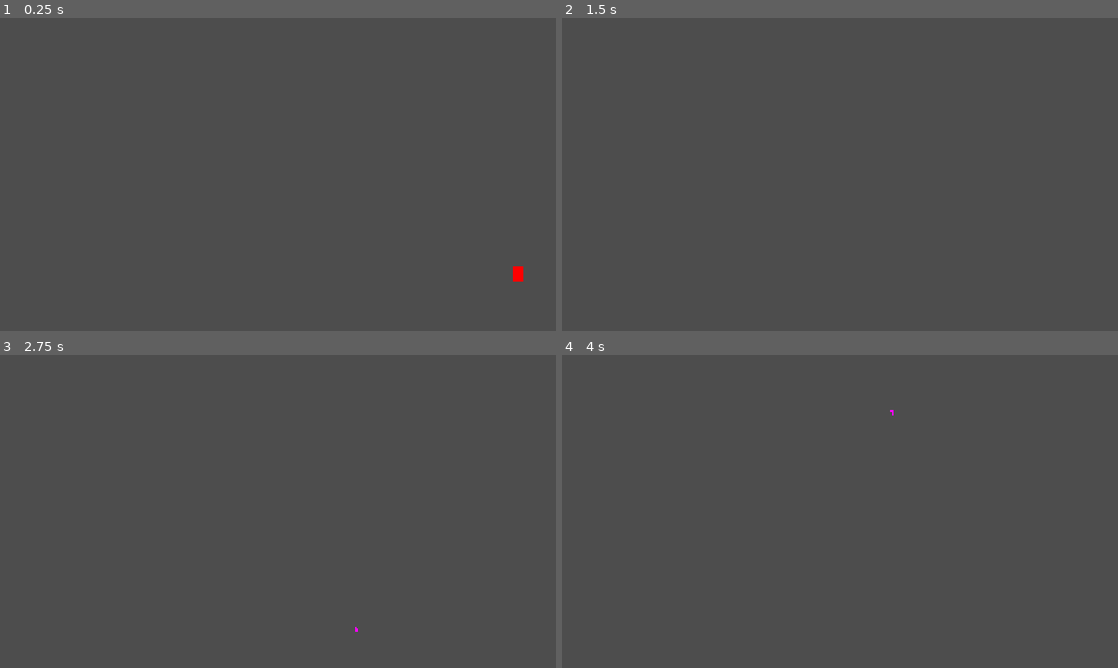
Above: before the commit, frames 1-4 (two rows, left to right).
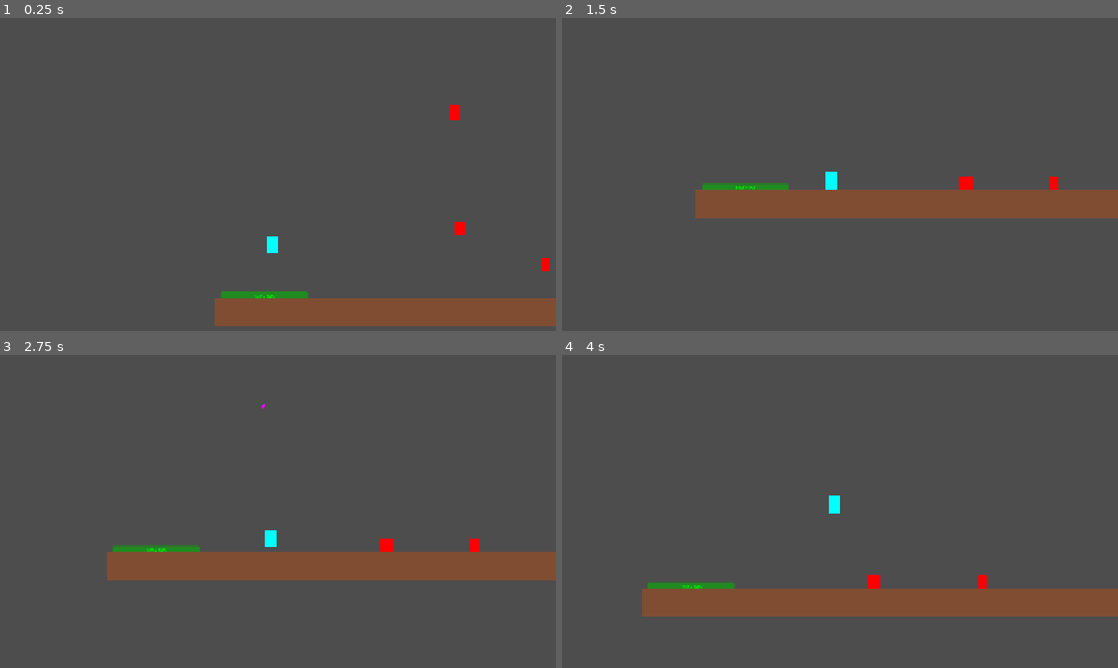
Above: after the commit, the same moments.

Repository: qgatedexe/cursezed
Game: Godot game, scene res://scenes/main/Main.tscn
Same seed, same stepped clock (60 frames per second), same inputs: the game is played once before the commit and once after it.
Inputs (mouse positions are in pixels of both pictures, inside the frame that each line leads up to):
- Up to frame 1 (0.25 s): no input
- Up to frame 2 (1.5 s): move the mouse to (962, 158) at 0.52 s; hold D (move_right) 0.53-1.28 s; tap Shift (dash) at 0.6 s; tap Space (jump) at 0.77 s; move the mouse to (728, 190) at 1.27 s; hold A (move_left) from 1.28 s (still down); click (728, 190) at 1.35 s
- Up to frame 3 (2.75 s): tap Space (jump) at 1.52 s; move the mouse to (333, 442) at 2.02 s; release A (move_left) at 2.03 s; hold D (move_right) from 2.03 s (still down); right-click (333, 442) at 2.1 s
- Up to frame 4 (4 s): move the mouse to (812, 574) at 2.77 s; tap 1 at 2.85 s; tap Space (jump) at 3.02, 3.77 s; move the mouse to (1006, 558) at 3.52 s; release D (move_right) at 3.53 s; hold A (move_left) from 3.53 s (still down); tap 2 at 3.6 s

The runs differ from the first frame. In frame 1, 6.2% of the frame differs, in the area x 38-100%, y 27-99%; in frame 2, 7.6%; in frame 3, 8.0%; in frame 4, 8.3%, in the area x 14-100%, y 17-84%.
Error before the commit: Parse Error: Function "set_as_current()" not found in base self. (res://scripts/systems/CameraController.gd:18)
Error after the commit: Cannot call method 'add_child' on a null value. (res://scripts/core/Room.gd:41)

Commit message:
Fix: Resolve async, particle, time, and type errors
Co-authored-by: jacobanswerdin <jacobanswerdin@gmail.com>

Diff:
--- a/scripts/biomes/DrownedCathedralsRoom.gd
+++ b/scripts/biomes/DrownedCathedralsRoom.gd
@@ -86,7 +86,7 @@
 	material.color_ramp = gradient_texture
 
 	# Emission from underwater areas
-	material.emission = Emission.EMISSION_BOX
+	material.emission = ParticleProcessMaterial.EMISSION_BOX
 	material.emission_box_extents = Vector3(800, 50, 0)
 
 	bubbles_particles.process_material = material
@@ -129,7 +129,7 @@
 	material.color_ramp = gradient_texture
 
 	# Wide emission area
-	material.emission = Emission.EMISSION_BOX
+	material.emission = ParticleProcessMaterial.EMISSION_BOX
 	material.emission_box_extents = Vector3(1200, 400, 0)
 
 	drift_particles.process_material = material
--- a/scripts/biomes/EndlessRoadsRoom.gd
+++ b/scripts/biomes/EndlessRoadsRoom.gd
@@ -88,7 +88,7 @@
 	material.color_ramp = gradient_texture
 
 	# Emission along the road
-	material.emission = Emission.EMISSION_BOX
+	material.emission = ParticleProcessMaterial.EMISSION_BOX
 	material.emission_box_extents = Vector3(extended_width/2, 100, 0)
 
 	dust_particles.process_material = material
@@ -262,12 +262,12 @@
 	mirage_node.modulate.a = mirage_data.color.a * opacity_factor
 
 	# Add subtle floating motion
-	mirage_node.position.y = mirage_data.position.y + sin(Time.get_time_dict_from_system().second * 2.0) * 10.0
+	mirage_node.position.y = mirage_data.position.y + sin(Time.get_time_dict_from_unix(Time.get_unix_time_from_system())["second"] * 2.0) * 10.0
 
 func _update_wind_effects(delta):
 	"""Update wind-based effects"""
 	# Vary wind strength over time
-	wind_strength = 1.0 + sin(Time.get_time_dict_from_system().second * 0.3) * 0.5
+	wind_strength = 1.0 + sin(Time.get_time_dict_from_unix(Time.get_unix_time_from_system())["second"] * 0.3) * 0.5
 
 	# Update dust particle emission based on wind
 	if dust_particles and dust_particles.process_material:
--- a/scripts/biomes/ForgottenForestRoom.gd
+++ b/scripts/biomes/ForgottenForestRoom.gd
@@ -94,7 +94,7 @@
 	material.color_ramp = gradient_texture
 
 	# Emission
-	material.emission = Emission.EMISSION_SPHERE
+	material.emission = ParticleProcessMaterial.EMISSION_SPHERE
 	var emission_box = material as ParticleProcessMaterial
 	material.emission_box_extents = Vector3(960, 50, 0)  # Screen width
 
@@ -141,7 +141,7 @@
 	material.color_ramp = gradient_texture
 
 	# Emission
-	material.emission = Emission.EMISSION_BOX
+	material.emission = ParticleProcessMaterial.EMISSION_BOX
 	material.emission_box_extents = Vector3(1500, 100, 0)
 
 	leaf_particles.process_material = material
--- a/scripts/biomes/InfernalDepthsRoom.gd
+++ b/scripts/biomes/InfernalDepthsRoom.gd
@@ -100,7 +100,7 @@
 	material.color_ramp = gradient_texture
 
 	# Multiple emission points near lava
-	material.emission = Emission.EMISSION_BOX
+	material.emission = ParticleProcessMaterial.EMISSION_BOX
 	material.emission_box_extents = Vector3(1200, 100, 0)
 
 	ember_particles.process_material = material
--- a/scripts/biomes/ReverieHeartRoom.gd
+++ b/scripts/biomes/ReverieHeartRoom.gd
@@ -102,7 +102,7 @@
 	material.color_ramp = gradient_texture
 
 	# Wide emission area
-	material.emission = Emission.EMISSION_BOX
+	material.emission = ParticleProcessMaterial.EMISSION_BOX
 	material.emission_box_extents = Vector3(1500, 800, 0)
 
 	dream_haze_particles.process_material = material
--- a/scripts/biomes/RuinedCityRoom.gd
+++ b/scripts/biomes/RuinedCityRoom.gd
@@ -81,7 +81,7 @@
 	material.color_ramp = gradient_texture
 
 	# Emission
-	material.emission = Emission.EMISSION_BOX
+	material.emission = ParticleProcessMaterial.EMISSION_BOX
 	material.emission_box_extents = Vector3(1500, 100, 0)
 
 	ash_particles.process_material = material
@@ -124,7 +124,7 @@
 	material.color_ramp = gradient_texture
 
 	# Emission from specific points (near fires/sparks)
-	material.emission = Emission.EMISSION_POINT
+	material.emission = ParticleProcessMaterial.EMISSION_POINT
 
 	ember_particles.process_material = material
 	ember_particles.amount = ember_count
--- a/scripts/core/DreamBolt.gd
+++ b/scripts/core/DreamBolt.gd
@@ -23,8 +23,8 @@
 	body_entered.connect(_on_body_entered)
 
 	# Auto-destroy after lifetime
-	await get_tree().create_timer(lifetime).timeout
-	queue_free()
+	var timer = get_tree().create_timer(lifetime)
+	timer.timeout.connect(queue_free)
 
 func _physics_process(delta):
 	# Move in direction
--- a/scripts/core/Enemy.gd
+++ b/scripts/core/Enemy.gd
@@ -124,7 +124,11 @@
 		attack_timer = attack_cooldown
 
 	# Return to chase after attack
-	await get_tree().create_timer(0.5).timeout
+	var timer = get_tree().create_timer(0.5)
+	timer.timeout.connect(_return_to_chase_after_attack)
+
+func _return_to_chase_after_attack():
+	"""Return to chase state after attack"""
 	if current_state == AIState.ATTACK:
 		current_state = AIState.CHASE
 
@@ -155,10 +159,14 @@
 	"""Handle player leaving detection range"""
 	if body is Player and body == player_target:
 		# Don't immediately lose target - keep chasing for a bit
-		await get_tree().create_timer(2.0).timeout
-		if current_state == AIState.CHASE:
-			player_target = null
-			current_state = AIState.PATROL
+		var timer = get_tree().create_timer(2.0)
+		timer.timeout.connect(_lose_player_target)
+
+func _lose_player_target():
+	"""Lose player target after delay"""
+	if current_state == AIState.CHASE:
+		player_target = null
+		current_state = AIState.PATROL
 
 func _on_attack_area_entered(body):
 	"""Handle contact damage to player"""
@@ -184,8 +192,8 @@
 func _damage_feedback():
 	"""Provide visual feedback when taking damage"""
 	sprite.modulate = Color.WHITE
-	await get_tree().create_timer(0.1).timeout
-	sprite.modulate = Color.RED
+	var timer = get_tree().create_timer(0.1)
+	timer.timeout.connect(func(): sprite.modulate = Color.RED)
 
 func die():
 	"""Handle enemy death"""
--- a/scripts/core/GameManager.gd
+++ b/scripts/core/GameManager.gd
@@ -15,7 +15,7 @@
 var memory_fragments: int = 0
 var player_max_health: int = 100
 var player_current_health: int = 100
-var current_room: Room
+var current_room: Node2D
 var player: Player
 
 @onready var room_generator: RoomGenerator = $RoomGenerator
--- a/scripts/core/Player.gd
+++ b/scripts/core/Player.gd
@@ -150,8 +150,8 @@
 	melee_collision.disabled = false
 
 	# Disable hitbox after brief moment
-	await get_tree().create_timer(0.1).timeout
-	melee_collision.disabled = true
+	var timer = get_tree().create_timer(0.1)
+	timer.timeout.connect(func(): melee_collision.disabled = true)
 
 	print("Melee attack!")
 
@@ -202,8 +202,8 @@
 	"""Provide visual feedback when taking damage"""
 	# Flash red briefly
 	sprite.modulate = Color.RED
-	await get_tree().create_timer(0.1).timeout
-	sprite.modulate = Color.WHITE
+	var timer = get_tree().create_timer(0.1)
+	timer.timeout.connect(func(): sprite.modulate = Color.WHITE)
 
 func heal(amount: int):
 	"""Heal the player"""
--- a/scripts/examples/BiomeSystemExample.gd
+++ b/scripts/examples/BiomeSystemExample.gd
@@ -84,12 +84,12 @@
 	_demonstrate_special_events()
 
 	# Example 2: Show particle pool usage
-	await get_tree().create_timer(3.0).timeout
-	_demonstrate_particle_system()
+	var particle_timer = get_tree().create_timer(3.0)
+	particle_timer.timeout.connect(_demonstrate_particle_system)
 
 	# Example 3: Show biome transitions
-	await get_tree().create_timer(3.0).timeout
-	_demonstrate_biome_transitions()
+	var transition_timer = get_tree().create_timer(6.0)
+	transition_timer.timeout.connect(_demonstrate_biome_transitions)
 
 func _demonstrate_special_events():
 	"""Show how to trigger biome-specific events"""
@@ -99,11 +99,11 @@
 		# These would trigger different effects based on current biome
 		biome_controller.trigger_biome_special_event("spore_burst")
 
-		await get_tree().create_timer(2.0).timeout
-		biome_controller.trigger_biome_special_event("wind_gust")
-
-		await get_tree().create_timer(2.0).timeout
-		biome_controller.trigger_biome_special_event("light_pulse")
+		var wind_timer = get_tree().create_timer(2.0)
+		wind_timer.timeout.connect(func(): biome_controller.trigger_biome_special_event("wind_gust"))
+
+		var light_timer = get_tree().create_timer(4.0)
+		light_timer.timeout.connect(func(): biome_controller.trigger_biome_special_event("light_pulse"))
 
 func _demonstrate_particle_system():
 	"""Show how to use the particle pool system"""
@@ -118,12 +118,17 @@
 	var bubble_particles = particle_pool.get_particle_system("bubble", Vector2(300, 100))
 
 	# Show pool statistics
-	await get_tree().create_timer(1.0).timeout
-	var stats = particle_pool.get_pool_stats()
-	print("Particle Pool Stats:")
-	for particle_type in stats:
-		var data = stats[particle_type]
-		print("  ", particle_type, ": ", data.active_count, "/", data.total_capacity, " (", data.utilization * 100, "% used)")
+	var stats_timer = get_tree().create_timer(1.0)
+	stats_timer.timeout.connect(_show_particle_stats)
+
+func _show_particle_stats():
+	"""Show particle pool statistics"""
+	if particle_pool:
+		var stats = particle_pool.get_pool_stats()
+		print("Particle Pool Stats:")
+		for particle_type in stats:
+			var data = stats[particle_type]
+			print("  ", particle_type, ": ", data.active_count, "/", data.total_capacity, " (", data.utilization * 100, "% used)")
 
 func _demonstrate_biome_transitions():
 	"""Show how to handle biome transitions"""
--- a/scripts/systems/CameraController.gd
+++ b/scripts/systems/CameraController.gd
@@ -15,7 +15,7 @@
 
 func _ready():
 	# Find and follow the player
-	set_as_current()
+	enabled = true
 
 func set_target(new_target: Node2D):
 	"""Set the target to follow"""
--- a/scripts/systems/RoomGenerator.gd
+++ b/scripts/systems/RoomGenerator.gd
@@ -4,7 +4,7 @@
 ## Procedural room generation system for Ashes of Reverie
 ## Generates connected rooms with different layouts and enemy placements
 
-signal room_generated(room: Room)
+signal room_generated(room: Node2D)
 
 @export var room_width: int = 1920
 @export var room_height: int = 1080
@@ -51,7 +51,7 @@
 }
 
 var current_biome: String
-var generated_rooms: Array[Room] = []
+var generated_rooms: Array[Node2D] = []
 
 func generate_level(biome: String, level: int) -> Dictionary:
 	"""Generate a complete level with connected rooms"""
@@ -93,7 +93,7 @@
 
 	return layout
 
-func _create_room(room_id: int, position: Vector2, level: int) -> Room:
+func _create_room(room_id: int, position: Vector2, level: int) -> Node2D:
 	"""Create a room instance with the specified parameters"""
 
 	# Select random room template for current biome
@@ -107,7 +107,7 @@
 	# Try to load the template, fallback to basic room if it doesn't exist
 	if ResourceLoader.exists(template_path):
 		var room_scene = load(template_path)
-		var room = room_scene.instantiate() as Room
+		var room = room_scene.instantiate() as Node2D
 		room.position = position
 		room.room_id = room_id
 		room.biome = current_biome
@@ -115,10 +115,10 @@
 	else:
 		return _create_basic_room(room_id, position, level)
 
-func _create_basic_room(room_id: int, position: Vector2, level: int) -> Room:
+func _create_basic_room(room_id: int, position: Vector2, level: int) -> Node2D:
 	"""Create a basic procedural room when templates aren't available"""
 	var room_scene = preload("res://scenes/rooms/BasicRoom.tscn")
-	var room = room_scene.instantiate() as Room
+	var room = room_scene.instantiate() as Node2D
 
 	room.position = position
 	room.room_id = room_id
Not shown, added: FIXED_ERRORS_SUMMARY.md
